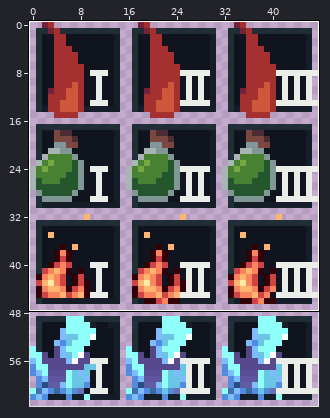
File history of a pixel-art sprite, Assets/Sprites/Effects/Icons/Effect_Icons.png. The picture above shows the old version from afar; the outline marks the close-up.
Close-up. Old version:
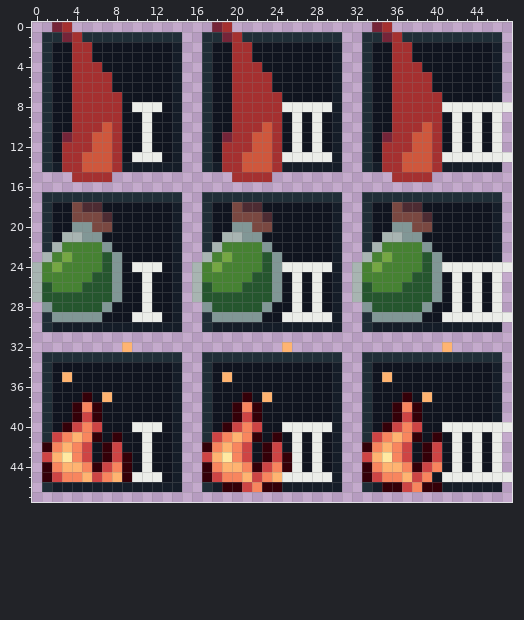
The file is 48x64 pixels. Pixels under 10% opacity are left out. Colours within 5 levels of each other are drawn and written as one. Shown: x 0..47, y 0..47.
Now the later version:
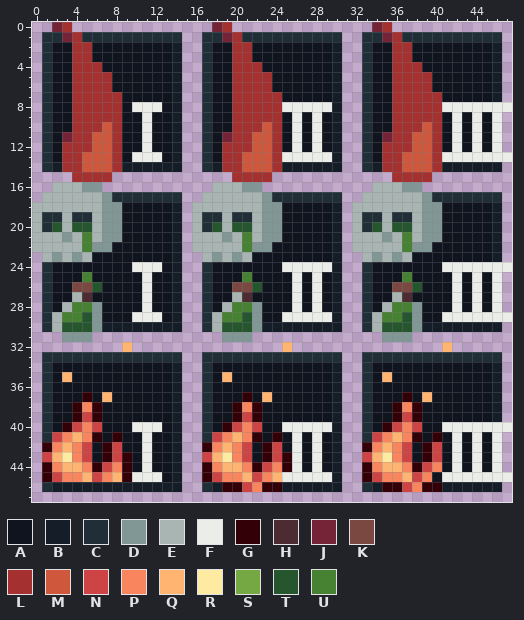
Palette (. is transparent): A #10141f  B #151d28  C #202e37  D #819796  E #a8b5b2  F #ebede9  G #340008  H #4d2b32  J #752438  K #7a4841  L #a53030  M #cf573c  N #ce4444  P #f8855e  Q #ffb471  R #ffeaa1  S #75a743  T #25562e  U #468232
Difference:
@@ x 0..47 @@
 15 ....LLLL............LLLL............LLLL........
-16 ................................................
-17 .CCCCCCCCCCCCCC..CCCCCCCCCCCCCC..CCCCCCCCCCCCCC.
-18 .CAAKHHAAAAAAAB..CAAKHHAAAAAAAB..CAAKHHAAAAAAAB.
-19 .CAAKKKHAAAAAAB..CAAKKKHAAAAAAB..CAAKKKHAAAAAAB.
-20 .CAADDKKAAAAAAB..CAADDKKAAAAAAB..CAADDKKAAAAAAB.
-21 .CAEEDDAAAAAAAB..CAEEDDAAAAAAAB..CAEEDDAAAAAAAB.
-22 .CEUUUUDAAAAAAB..CEUUUUDAAAAAAB..CEUUUUDAAAAAAB.
-23 .EUSUUUTDAAAAAB..EUSUUUTDAAAAAB..EUSUUUTDAAAAAB.
-24 EUSUUUUTDAFFFAB.EUSUUUUTDFFFFFB.EUSUUUUTDFFFFFFF
-25 EUUUUUTTDAAFAAB.EUUUUUTTDAFAFAB.EUUUUUTTDAFAFAF.
-26 ETUUUTTTDAAFAAB.ETUUUTTTDAFAFAB.ETUUUTTTDAFAFAF.
-27 ETTTTTTTDAAFAAB.ETTTTTTTDAFAFAB.ETTTTTTTDAFAFAF.
-28 .DTTTTTDAAAFAAB..DTTTTTDAAFAFAB..DTTTTTDAAFAFAF.
-29 .CDDDDDAAAFFFAB..CDDDDDAAFFFFFB..CDDDDDAAFFFFFFF
-30 .CBBBBBBBBBBBBB..CBBBBBBBBBBBBB..CBBBBBBBBBBBBB.
-31 ................................................
+16 ..EEEDD...........EEEDD...........EEEDD.........
+17 .EEEEEEDCCCCCCC..EEEEEEDCCCCCCC..EEEEEEDCCCCCCC.
+18 EEEEEEEDDAAAAAB.EEEEEEEDDAAAAAB.EEEEEEEDDAAAAAB.
+19 ECCECCEDDAAAAAB.ECCECCEDDAAAAAB.ECCECCEDDAAAAAB.
+20 ECTETTEDDAAAAAB.ECTETTEDDAAAAAB.ECTETTEDDAAAAAB.
+21 EEEDEUEDDAAAAAB.EEEDEUEDDAAAAAB.EEEDEUEDDAAAAAB.
+22 EEEEEUDDAAAAAAB.EEEEEUDDAAAAAAB.EEEEEUDDAAAAAAB.
+23 .EDEDEAAAAAAAAB..EDEDEAAAAAAAAB..EDEDEAAAAAAAAB.
+24 .CAAAAAAAAFFFAB..CAAAAAAAFFFFFB..CAAAAAAAFFFFFFF
+25 .CAAAUAAAAAFAAB..CAAAUAAAAFAFAB..CAAAUAAAAFAFAF.
+26 .CAAKKTAAAAFAAB..CAAKKTAAAFAFAB..CAAKKTAAAFAFAF.
+27 .CAAEHAAAAAFAAB..CAAEHAAAAFAFAB..CAAEHAAAAFAFAF.
+28 .CAEUUDAAAAFAAB..CAEUUDAAAFAFAB..CAEUUDAAAFAFAF.
+29 .CEUUTDAAAFFFAB..CEUUTDAAFFFFFB..CEUUTDAAFFFFFFF
+30 .CETTTDBBBBBBBB..CETTTDBBBBBBBB..CETTTDBBBBBBBB.
+31 ...DDD.............DDD.............DDD..........
 32 .........Q...............Q...............Q......
